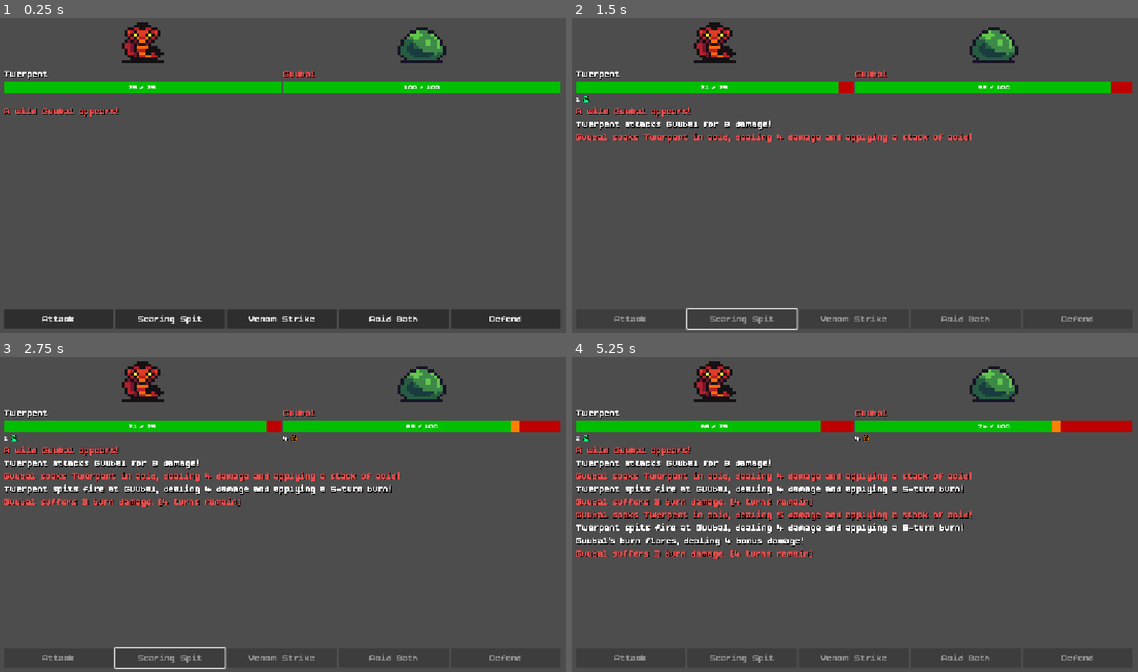
Above: before the commit, frames 1-4 (two rows, left to right).
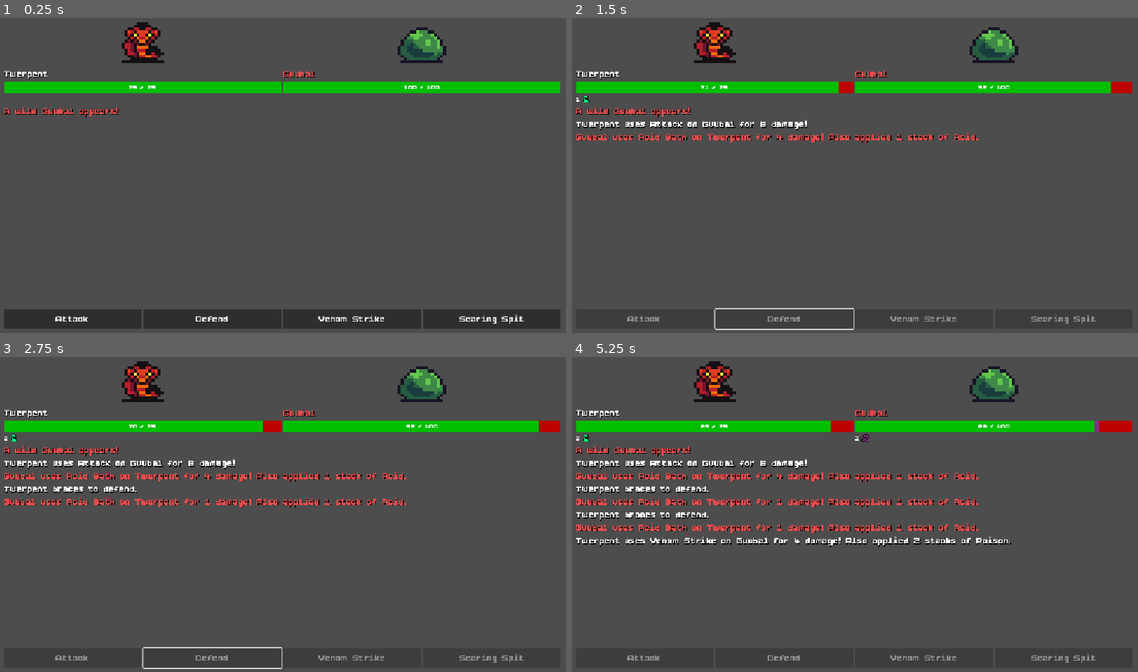
Above: after the commit, the same moments.

Repository: almazancameron/polygonal-pugilists
Game: Godot game, scene res://scenes/battle.tscn
Same seed, same stepped clock (60 frames per second), same inputs: the game is played once before the commit and once after it.
Inputs (mouse positions are in pixels of both pictures, inside the frame that each line leads up to):
- Up to frame 1 (0.25 s): no input
- Up to frame 2 (1.5 s): click "Attack" at 0.5 s; tap Enter (ui_accept) at 1.25 s; move the mouse to (979, 156) at 1.27 s; hold Right (ui_right) from 1.28 s (still down); click (979, 156) at 1.42 s
- Up to frame 3 (2.75 s): tap Enter (ui_accept) at 1.52, 1.82 s; release Right (ui_right) at 2 s; drag from (169, 527) to (254, 574) at 2.02 s
- Up to frame 4 (5.25 s): tap Enter (ui_accept) at 2.75 s; move the mouse to (911, 438) at 2.77 s; hold Right (ui_right) 2.78-3.5 s; click (787, 659) at 3.5 s, where only the run after the commit has a clickable "Defend"; click (741, 659) at 4.25 s, where only the run before the commit has a clickable "Searing Spit"; click (922, 659) at 5 s, where only the run after the commit has a clickable "Venom Strike"

The runs differ from the first frame. In frame 1, 0.8% of the frame differs, in the area x 7-93%, y 92-99%; in frame 2, 1.9%; in frame 3, 3.8%; in frame 4, 7.6%, in the area x 0-94%, y 20-98%.

Commit message:
refactor: techniques as data

Diff:
--- a/project.godot
+++ b/project.godot
@@ -15,10 +15,22 @@
 config/features=PackedStringArray("4.7", "Forward Plus")
 config/icon="res://icon.svg"
 
+[autoload]
+
+MCPRuntimeServer="*res://addons/godot_mcp_toolkit/runtime/mcp_runtime_server.gd"
+
 [display]
 
 window/stretch/mode="canvas_items"
 window/stretch/aspect="expand"
+
+[editor_plugins]
+
+enabled=PackedStringArray("res://addons/godot_mcp_toolkit/plugin.cfg")
+
+[mcp_toolkit]
+
+status="No .mcp.json found — use Project > Tools > MCP Toolkit > Write .mcp.json to create one."
 
 [physics]
 
--- /dev/null
+++ b/resources/familiars/guubal.tres
@@ -0,0 +1,22 @@
+[gd_resource type="Resource" script_class="Familiar" format=3 uid="uid://cgi3li0cihksq"]
+
+[ext_resource type="Script" uid="uid://b1kdmxw6dtrow" path="res://scripts/familiar.gd" id="1_00pm7"]
+[ext_resource type="Texture2D" uid="uid://dws2vld8hmo01" path="res://assets/sprites/actors/8bitMonsterSpriteSheet.png" id="2_iskl7"]
+[ext_resource type="Script" uid="uid://bp4gbg2w2sdur" path="res://scripts/technique.gd" id="3_kn4wb"]
+[ext_resource type="Resource" uid="uid://dk2il2vavbbkq" path="res://resources/techniques/acid_bath.tres" id="4_00pm7"]
+
+[sub_resource type="AtlasTexture" id="AtlasTexture_m4hsq"]
+atlas = ExtResource("2_iskl7")
+region = Rect2(16, 0, 16, 16)
+
+[resource]
+script = ExtResource("1_00pm7")
+familiar_name = "Guubal"
+sprite = SubResource("AtlasTexture_m4hsq")
+max_hp = 100
+power = 18
+defense = 4
+speed = 6
+focus = 6
+techniques = Array[ExtResource("3_kn4wb")]([ExtResource("4_00pm7")])
+metadata/_custom_type_script = "uid://b1kdmxw6dtrow"
--- /dev/null
+++ b/resources/familiars/twerpent.tres
@@ -0,0 +1,24 @@
+[gd_resource type="Resource" script_class="Familiar" format=3 uid="uid://bgocjaty20glq"]
+
+[ext_resource type="Script" uid="uid://b1kdmxw6dtrow" path="res://scripts/familiar.gd" id="1_femnv"]
+[ext_resource type="Texture2D" uid="uid://m5py7ninfxc8" path="res://assets/sprites/actors/SpriteSheet2.png" id="2_v3lvr"]
+[ext_resource type="Script" uid="uid://bp4gbg2w2sdur" path="res://scripts/technique.gd" id="3_jfx6b"]
+[ext_resource type="Resource" uid="uid://5uker742q0el" path="res://resources/techniques/venom_strike.tres" id="4_tpyti"]
+[ext_resource type="Resource" uid="uid://dnuicifi5lm2y" path="res://resources/techniques/attack.tres" id="5_tpyti"]
+[ext_resource type="Resource" uid="uid://brxlyxy0tm1pq" path="res://resources/techniques/defend.tres" id="6_5uf1g"]
+[ext_resource type="Resource" uid="uid://bvg7gi5bow1ja" path="res://resources/techniques/searing_spit.tres" id="7_arq6n"]
+
+[sub_resource type="AtlasTexture" id="AtlasTexture_a12nh"]
+atlas = ExtResource("2_v3lvr")
+region = Rect2(32, 48, 16, 16)
+
+[resource]
+script = ExtResource("1_femnv")
+familiar_name = "Twerpent"
+sprite = SubResource("AtlasTexture_a12nh")
+max_hp = 75
+power = 12
+defense = 8
+speed = 12
+focus = 9
+techniques = Array[ExtResource("3_jfx6b")]([ExtResource("5_tpyti"), ExtResource("6_5uf1g"), ExtResource("4_tpyti"), ExtResource("7_arq6n")])
--- a/resources/guubal.tres
+++ /dev/null
@@ -1,19 +0,0 @@
-[gd_resource type="Resource" script_class="Familiar" format=3 uid="uid://cgi3li0cihksq"]
-
-[ext_resource type="Script" uid="uid://b1kdmxw6dtrow" path="res://scripts/familiar.gd" id="1_im3x5"]
-[ext_resource type="Texture2D" uid="uid://dws2vld8hmo01" path="res://assets/sprites/actors/8bitMonsterSpriteSheet.png" id="2_im3x5"]
-
-[sub_resource type="AtlasTexture" id="AtlasTexture_m4hsq"]
-atlas = ExtResource("2_im3x5")
-region = Rect2(16, 0, 16, 16)
-
-[resource]
-script = ExtResource("1_im3x5")
-familiar_name = "Guubal"
-sprite = SubResource("AtlasTexture_m4hsq")
-max_hp = 100
-power = 18
-defense = 4
-speed = 6
-focus = 6
-metadata/_custom_type_script = "uid://b1kdmxw6dtrow"
--- /dev/null
+++ b/resources/techniques/acid_bath.tres
@@ -0,0 +1,10 @@
+[gd_resource type="Resource" script_class="Technique" format=3 uid="uid://dk2il2vavbbkq"]
+
+[ext_resource type="Script" uid="uid://bp4gbg2w2sdur" path="res://scripts/technique.gd" id="1_bvcwl"]
+
+[resource]
+script = ExtResource("1_bvcwl")
+technique_name = "Acid Bath"
+power_multiplier = 0.667
+status_effect = 3
+metadata/_custom_type_script = "uid://bp4gbg2w2sdur"
--- /dev/null
+++ b/resources/techniques/attack.tres
@@ -0,0 +1,8 @@
+[gd_resource type="Resource" script_class="Technique" format=3 uid="uid://dnuicifi5lm2y"]
+
+[ext_resource type="Script" uid="uid://bp4gbg2w2sdur" path="res://scripts/technique.gd" id="1_3lwdb"]
+
+[resource]
+script = ExtResource("1_3lwdb")
+technique_name = "Attack"
+metadata/_custom_type_script = "uid://bp4gbg2w2sdur"
--- /dev/null
+++ b/resources/techniques/defend.tres
@@ -0,0 +1,8 @@
+[gd_resource type="Resource" script_class="DefendTechnique" format=3 uid="uid://brxlyxy0tm1pq"]
+
+[ext_resource type="Script" uid="uid://bp6e5mh74e3d3" path="res://scripts/defend_technique.gd" id="1_kvbkx"]
+
+[resource]
+script = ExtResource("1_kvbkx")
+technique_name = "Defend"
+metadata/_custom_type_script = "uid://bp6e5mh74e3d3"
--- /dev/null
+++ b/resources/techniques/searing_spit.tres
@@ -0,0 +1,11 @@
+[gd_resource type="Resource" script_class="Technique" format=3 uid="uid://bvg7gi5bow1ja"]
+
+[ext_resource type="Script" uid="uid://bp4gbg2w2sdur" path="res://scripts/technique.gd" id="1_r3vqp"]
+
+[resource]
+script = ExtResource("1_r3vqp")
+technique_name = "Searing Spit"
+power_multiplier = 0.667
+status_effect = 2
+status_stacks = 5
+metadata/_custom_type_script = "uid://bp4gbg2w2sdur"
--- /dev/null
+++ b/resources/techniques/venom_strike.tres
@@ -0,0 +1,11 @@
+[gd_resource type="Resource" script_class="Technique" format=3 uid="uid://5uker742q0el"]
+
+[ext_resource type="Script" uid="uid://bp4gbg2w2sdur" path="res://scripts/technique.gd" id="1"]
+
+[resource]
+script = ExtResource("1")
+technique_name = "Venom Strike"
+power_multiplier = 0.667
+status_effect = 1
+status_stacks = 2
+metadata/_custom_type_script = "uid://bp4gbg2w2sdur"
--- a/resources/twerpent.tres
+++ /dev/null
@@ -1,18 +0,0 @@
-[gd_resource type="Resource" script_class="Familiar" format=3 uid="uid://bgocjaty20glq"]
-
-[ext_resource type="Script" uid="uid://b1kdmxw6dtrow" path="res://scripts/familiar.gd" id="1_mxxyc"]
-[ext_resource type="Texture2D" uid="uid://m5py7ninfxc8" path="res://assets/sprites/actors/SpriteSheet2.png" id="2_mxxyc"]
-
-[sub_resource type="AtlasTexture" id="AtlasTexture_a12nh"]
-atlas = ExtResource("2_mxxyc")
-region = Rect2(32, 48, 16, 16)
-
-[resource]
-script = ExtResource("1_mxxyc")
-familiar_name = "Twerpent"
-sprite = SubResource("AtlasTexture_a12nh")
-max_hp = 75
-power = 12
-defense = 8
-speed = 12
-focus = 9
--- a/scenes/battle.tscn
+++ b/scenes/battle.tscn
@@ -1,14 +1,13 @@
 [gd_scene format=3 uid="uid://dgnd4w5q8qf4g"]
 
 [ext_resource type="Script" uid="uid://bm15uleb46vhy" path="res://scripts/battle_controller.gd" id="1_battle"]
-[ext_resource type="Resource" uid="uid://bgocjaty20glq" path="res://resources/twerpent.tres" id="2_6vh42"]
+[ext_resource type="Resource" uid="uid://bgocjaty20glq" path="res://resources/familiars/twerpent.tres" id="2_6vh42"]
 [ext_resource type="Script" uid="uid://cy44cok5wjn5a" path="res://scripts/combat_log.gd" id="2_log"]
-[ext_resource type="Resource" uid="uid://cgi3li0cihksq" path="res://resources/guubal.tres" id="3_4k1nj"]
+[ext_resource type="Resource" uid="uid://cgi3li0cihksq" path="res://resources/familiars/guubal.tres" id="3_4k1nj"]
 [ext_resource type="PackedScene" uid="uid://dt3tc1j68we4u" path="res://scenes/hp_bar.tscn" id="3_hpbar"]
 [ext_resource type="Script" uid="uid://dl1gil0qtj6q0" path="res://scripts/combat_log_view.gd" id="4_logview"]
 [ext_resource type="FontFile" uid="uid://bq75qhujojfju" path="res://assets/fonts/BoldPixels.ttf" id="5_4k1nj"]
 [ext_resource type="PackedScene" uid="uid://wqprgejhrrw5" path="res://scenes/status_row.tscn" id="7_yahae"]
-[ext_resource type="Theme" uid="uid://hkf2bxrjlau4" path="res://assets/themes/button_font.tres" id="8_f4pi3"]
 
 [sub_resource type="PlaceholderTexture2D" id="PlaceholderTexture2D_6vh42"]
 
@@ -146,39 +145,3 @@
 offset_right = -16.0
 offset_bottom = 640.0
 grow_horizontal = 2
-
-[node name="AttackButton" type="Button" parent="ActionPanel" unique_id=575428710]
-layout_mode = 2
-size_flags_horizontal = 3
-theme = ExtResource("8_f4pi3")
-text = "Attack"
-
-[node name="BurnButton" type="Button" parent="ActionPanel" unique_id=1564746509]
-layout_mode = 2
-size_flags_horizontal = 3
-theme = ExtResource("8_f4pi3")
-text = "Searing Spit"
-
-[node name="PoisonButton" type="Button" parent="ActionPanel" unique_id=885216205]
-layout_mode = 2
-size_flags_horizontal = 3
-theme = ExtResource("8_f4pi3")
-text = "Venom Strike"
-
-[node name="AcidButton" type="Button" parent="ActionPanel" unique_id=1751994802]
-layout_mode = 2
-size_flags_horizontal = 3
-theme = ExtResource("8_f4pi3")
-text = "Acid Bath"
-
-[node name="DefendButton" type="Button" parent="ActionPanel" unique_id=2050878839]
-layout_mode = 2
-size_flags_horizontal = 3
-theme = ExtResource("8_f4pi3")
-text = "Defend"
-
-[connection signal="pressed" from="ActionPanel/AttackButton" to="." method="_on_attack_button_pressed"]
-[connection signal="pressed" from="ActionPanel/BurnButton" to="." method="_on_burn_button_pressed"]
-[connection signal="pressed" from="ActionPanel/PoisonButton" to="." method="_on_poison_button_pressed"]
-[connection signal="pressed" from="ActionPanel/AcidButton" to="." method="_on_acid_button_pressed"]
-[connection signal="pressed" from="ActionPanel/DefendButton" to="." method="_on_defend_button_pressed"]
--- a/scripts/battle_controller.gd
+++ b/scripts/battle_controller.gd
@@ -1,12 +1,13 @@
 extends Control
 
 ## Drives one 1v1 battle: builds both Combatants, alternates turns, resolves
-## Attack/Defend, and ends the battle on victory or defeat.
+## whichever Technique the player or enemy uses, and ends the battle on
+## victory or defeat.
 ##
-## Wiring this scene requires two manual steps in the editor (see
-## LEARNING_ROADMAP.md / the exercise notes): assign player_familiar_data and
-## enemy_familiar_data below, and connect AttackButton/DefendButton's
-## pressed signal to _on_attack_button_pressed / _on_defend_button_pressed.
+## Wiring this scene requires one manual step in the editor: assign
+## player_familiar_data and enemy_familiar_data below. ActionPanel's buttons
+## are generated at runtime from player_familiar_data.techniques (see
+## populate_action_buttons()), not hand-wired in the scene.
 
 enum Phase { PLAYER_TURN, ENEMY_UPKEEP, ENEMY_TURN, PLAYER_UPKEEP, BATTLE_OVER }
 
@@ -26,11 +27,9 @@
 @onready var player_portrait: TextureRect = $Panels/PlayerPanel/Portrait
 @onready var enemy_portrait: TextureRect = $Panels/EnemyPanel/Portrait
 
-@onready var attack_button: Button = $ActionPanel/AttackButton
-@onready var defend_button: Button = $ActionPanel/DefendButton
-@onready var poison_button: Button = $ActionPanel/PoisonButton
-@onready var burn_button: Button = $ActionPanel/BurnButton
-@onready var acid_button: Button = $ActionPanel/AcidButton
+@onready var action_panel: HBoxContainer = $ActionPanel
+
+var action_buttons: Array[Button] = []
 
 var player: Combatant
 var enemy: Combatant
@@ -50,93 +49,37 @@
 	player_portrait.texture = player.familiar.sprite
 	enemy_portrait.texture = enemy.familiar.sprite
 
+	populate_action_buttons()
+
 	combat_log.add_entry("A wild %s appears!" % enemy.familiar.familiar_name, CombatLog.Source.ENEMY)
 	phase = Phase.PLAYER_TURN
 
-func _on_attack_button_pressed() -> void:
+## Builds one button per technique in the player's movepool, replacing the
+## fixed five-button layout the manual test harness used previously. Each
+## button calls the same handler, bound with the specific technique it
+## represents -- the handler never needs to know which technique that is.
+func populate_action_buttons() -> void:
+	for technique in player_familiar_data.techniques:
+		var button := Button.new()
+		button.text = technique.technique_name
+		button.size_flags_horizontal = Control.SIZE_EXPAND_FILL
+		button.theme = preload("res://assets/themes/button_font.tres")
+		button.pressed.connect(_on_technique_button_pressed.bind(technique))
+
+		action_panel.add_child(button)
+		action_buttons.append(button)
+
+func _on_technique_button_pressed(technique: Technique) -> void:
 	if phase != Phase.PLAYER_TURN:
 		return
 
-	resolve_attack(player, enemy)
+	var message: String = technique.execute(player, enemy)
+
+	combat_log.add_entry(message, CombatLog.Source.PLAYER)
+
+	update_hp_display(enemy)
 
 	await advance_turn()
-
-func _on_defend_button_pressed() -> void:
-	if phase != Phase.PLAYER_TURN:
-		return
-
-	player.is_defending = true
-
-	combat_log.add_entry("%s braces to defend." % player.familiar.familiar_name, CombatLog.Source.PLAYER)
-
-	await advance_turn()
-
-func _on_poison_button_pressed() -> void:
-	if phase != Phase.PLAYER_TURN:
-		return
-
-	var damage: int = max(player.familiar.power / 1.5 - enemy.effective_defense(), 1)
-
-	combat_log.add_entry(
-		"%s strikes %s with venom for %d damage, applying 2 stacks of poison!" % [player.familiar.familiar_name, enemy.familiar.familiar_name, damage],
-		CombatLog.Source.PLAYER
-	)
-
-	enemy.take_damage(damage)
-
-	apply_status(enemy, PoisonStatus.new(2))
-
-	update_hp_display(enemy)
-
-	await advance_turn()
-
-
-func _on_burn_button_pressed() -> void:
-	if phase != Phase.PLAYER_TURN:
-		return
-
-	var damage: int = max(player.familiar.power / 1.5 - enemy.effective_defense(), 1)
-
-	combat_log.add_entry(
-		"%s spits fire at %s, dealing %d damage and applying a 5-turn burn!" % [player.familiar.familiar_name, enemy.familiar.familiar_name, damage],
-		CombatLog.Source.PLAYER
-	)
-
-	enemy.take_damage(damage)
-
-	apply_status(enemy, BurnStatus.new(5))
-
-	update_hp_display(enemy)
-
-	await advance_turn()
-
-
-func _on_acid_button_pressed() -> void:
-	if phase != Phase.PLAYER_TURN:
-		return
-
-	var damage: int = max(player.familiar.power / 1.5 - enemy.effective_defense(), 1)
-
-	combat_log.add_entry(
-		"%s soaks %s in acid, dealing %d damage and applying a stack of acid!" % [player.familiar.familiar_name, enemy.familiar.familiar_name, damage],
-		CombatLog.Source.PLAYER
-	)
-
-	enemy.take_damage(damage)
-
-	apply_status(enemy, AcidStatus.new(1))
-
-	update_hp_display(enemy)
-
-	await advance_turn()
-
-
-func apply_status(combatant: Combatant, status: Status) -> void:
-	var message: String = combatant.add_status(status)
-	var source: CombatLog.Source = CombatLog.Source.ENEMY if combatant == player else CombatLog.Source.PLAYER
-	if message != "":
-		combat_log.add_entry(message, source)
-		update_hp_display(combatant)
 
 ## The one path for updating what a combatant's HPBar shows. The fill and
 ## the status-damage preview must always move together -- the preview's
@@ -168,24 +111,6 @@
 	hp_bar.set_status_preview_segments(segments)
 	status_row.set_status_icons(segments)
 
-func resolve_attack(attacker: Combatant, defender: Combatant) -> void:
-	var mitigation: int = defender.effective_defense() * (2 if defender.is_defending else 1)
-	var damage: int = max(attacker.familiar.power - mitigation, 1)
-
-	defender.is_defending = false
-	defender.take_damage(damage)
-
-	var source: CombatLog.Source = CombatLog.Source.PLAYER if attacker == player else CombatLog.Source.ENEMY
-	combat_log.add_entry(
-		"%s attacks %s for %d damage!" % [attacker.familiar.familiar_name, defender.familiar.familiar_name, damage],
-		source
-	)
-
-	if defender == player:
-		update_hp_display(player)
-	else:
-		update_hp_display(enemy)
-
 func advance_turn() -> void:
 	if await check_victory():
 		return
@@ -234,17 +159,12 @@
 func enemy_turn() -> void:
 	await get_tree().create_timer(0.6).timeout
 
-	# acid based attack mirroring the player's acid button, for now. Later we'll add a more interesting AI.
-	var damage: int = max(enemy.familiar.power / 1.5 - (player.effective_defense() * (2 if player.is_defending else 1)), 1)
-
-	combat_log.add_entry(
-		"%s soaks %s in acid, dealing %d damage and applying a stack of acid!" % [enemy.familiar.familiar_name, player.familiar.familiar_name, damage],
-		CombatLog.Source.ENEMY
-	)
-
-	player.take_damage(damage)
-
-	apply_status(player, AcidStatus.new(1))
+	# Guubal deliberately has just one technique in its movepool -- still
+	# zero decision-making, per the enemy-behavior convention.
+	var technique: Technique = enemy_familiar_data.techniques[0]
+	var message: String = technique.execute(enemy, player)
+
+	combat_log.add_entry(message, CombatLog.Source.ENEMY)
 
 	update_hp_display(player)
 
@@ -282,8 +202,5 @@
 	return false
 
 func set_action_buttons_enabled(enabled: bool) -> void:
-	attack_button.disabled = not enabled
-	defend_button.disabled = not enabled
-	poison_button.disabled = not enabled
-	burn_button.disabled = not enabled
-	acid_button.disabled = not enabled
+	for button in action_buttons:
+		button.disabled = not enabled
--- /dev/null
+++ b/scripts/defend_technique.gd
@@ -0,0 +1,7 @@
+class_name DefendTechnique
+extends Technique
+
+func execute(user: Combatant, target: Combatant) -> String:
+    user.is_defending = true
+
+    return "%s braces to defend." % user.familiar.familiar_name
--- a/scripts/familiar.gd
+++ b/scripts/familiar.gd
@@ -11,3 +11,4 @@
 @export var defense: int = 5
 @export var speed: int = 10
 @export var focus: int = 10
+@export var techniques: Array[Technique] = []
--- /dev/null
+++ b/scripts/technique.gd
@@ -0,0 +1,55 @@
+class_name Technique
+extends Resource
+
+## A familiar's authored combat action: static build data the same way
+## Familiar's stats are, so it can be assigned in the Inspector via
+## Familiar.techniques and saved to its own .tres file.
+
+enum StatusEffect { NONE, POISON, BURN, ACID }
+
+@export var technique_name: String = "Technique"
+@export var power_multiplier: float = 1.0
+@export var status_effect: StatusEffect = StatusEffect.NONE
+@export var status_stacks: int = 1
+
+## Deals damage (respecting Defend) and applies whatever _create_status()
+## returns, if any. Override this entirely for techniques that don't fit
+## the damage-then-maybe-status shape (see DefendTechnique).
+func execute(user: Combatant, target: Combatant) -> String:
+	var mitigation: int = target.effective_defense() * (2 if target.is_defending else 1)
+	var damage: int = max(int(user.familiar.power * power_multiplier) - mitigation, 1)
+
+	target.is_defending = false
+	target.take_damage(damage)
+
+	var message: String = "%s uses %s on %s for %d damage!" % [
+		user.familiar.familiar_name, technique_name, target.familiar.familiar_name, damage
+	]
+
+	var status: Status = _create_status()
+	if status:
+		var reapply_message: String = target.add_status(status)
+		if reapply_message != "":
+			message += " " + reapply_message
+		else:
+			message += " Also applied %d stack%s of %s." % [
+				status.stacks, "s" if status.stacks != 1 else "", String(status.status_id()).capitalize()
+			]
+
+	return message
+
+## Builds the status this technique applies on hit, or null if it applies
+## none, based on status_effect/status_stacks. Every current status just
+## takes an initial-stacks int, so one factory covers all of them -- a
+## technique with a genuinely different status shape can still bypass this
+## entirely by overriding execute() instead, the way DefendTechnique does.
+func _create_status() -> Status:
+	match status_effect:
+		StatusEffect.POISON:
+			return PoisonStatus.new(status_stacks)
+		StatusEffect.BURN:
+			return BurnStatus.new(status_stacks)
+		StatusEffect.ACID:
+			return AcidStatus.new(status_stacks)
+		_:
+			return null
Not shown, added: .mcp.json
Not shown, added: scripts/defend_technique.gd.uid
Not shown, added: scripts/technique.gd.uid
